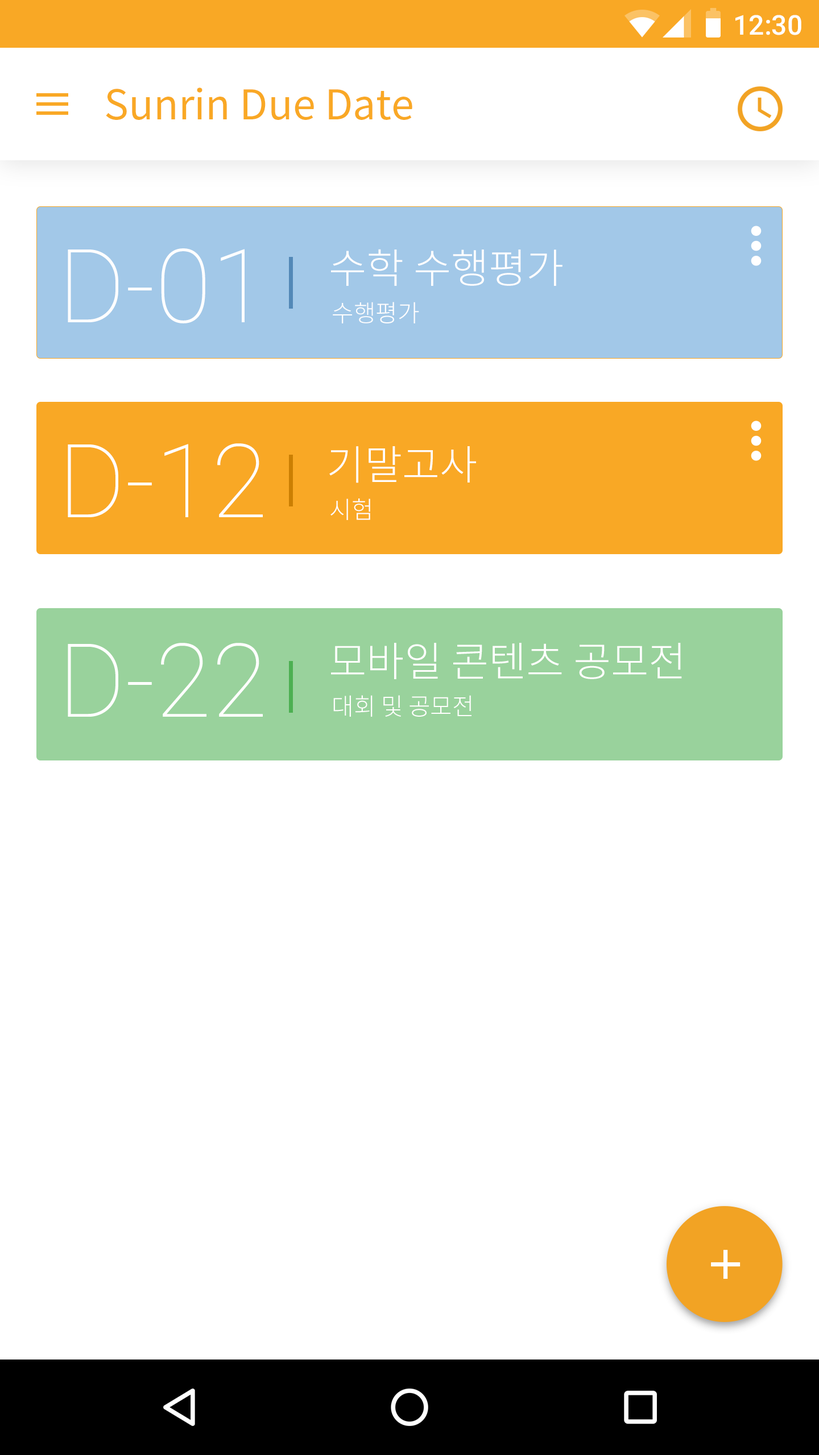
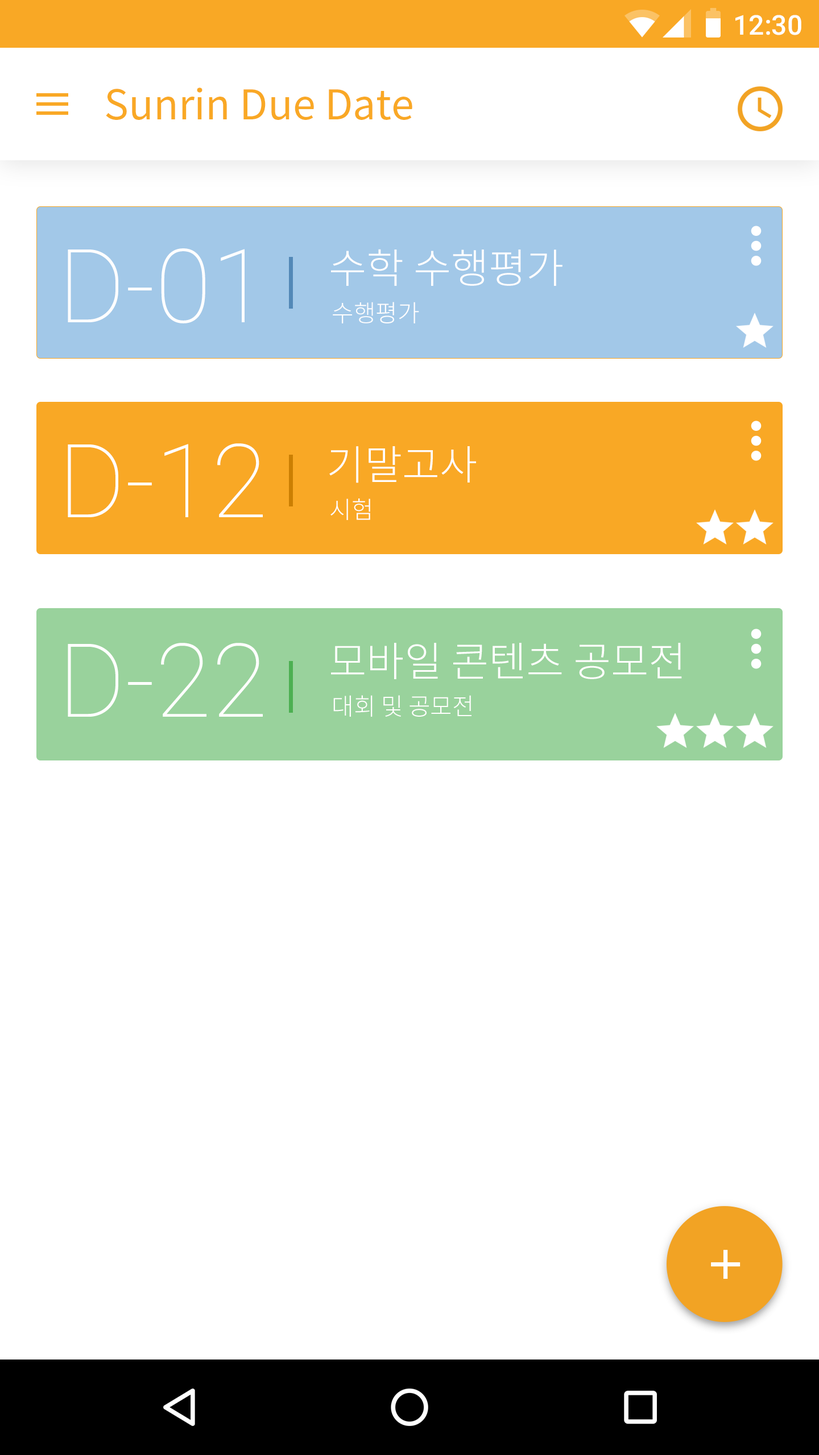
Before/after of a 819px x 1455px layered artwork. What changed in the layer stack:
added group "기말고사" (1st of 2, in "일정") with 7 layers in group "일정" over [695, 509, 774, 545]
added layer "ic_importance_middle" in group "기말고사" over [695, 509, 774, 545]
moved "모서리가 둥근 직사각형 2" into group "기말고사" over [695, 509, 774, 545]
added group "모바일 콘텐츠 공모전" (1st of 2, in "일정") with 7 layers in group "일정" over [656, 628, 774, 749]
added layer "ic_more_vert_black_24px 복사 2" in group "모바일 콘텐츠 공모전" over [750, 628, 762, 670]
added layer "ic_importance_high" in group "모바일 콘텐츠 공모전" over [656, 712, 774, 749]
moved "모서리가 둥근 직사각형 2 복사 2" into group "모바일 콘텐츠 공모전" over [656, 628, 774, 749]
added group "수학 수행평가" (1st of 2, in "일정") with 7 layers in group "일정" over [735, 312, 774, 348]
added layer "ic_importance_low" in group "수학 수행평가" over [735, 312, 774, 348]
moved "모서리가 둥근 직사각형 2 복사" into group "수학 수행평가" over [735, 312, 774, 348]
